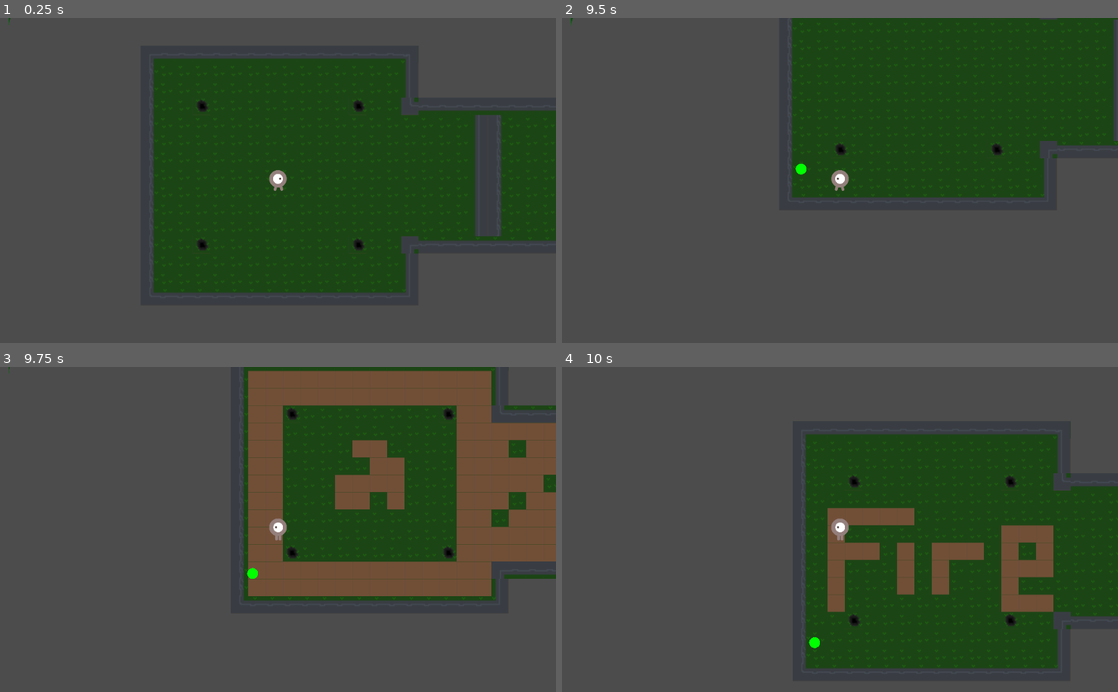
Above: before the commit, frames 1-4 (two rows, left to right).
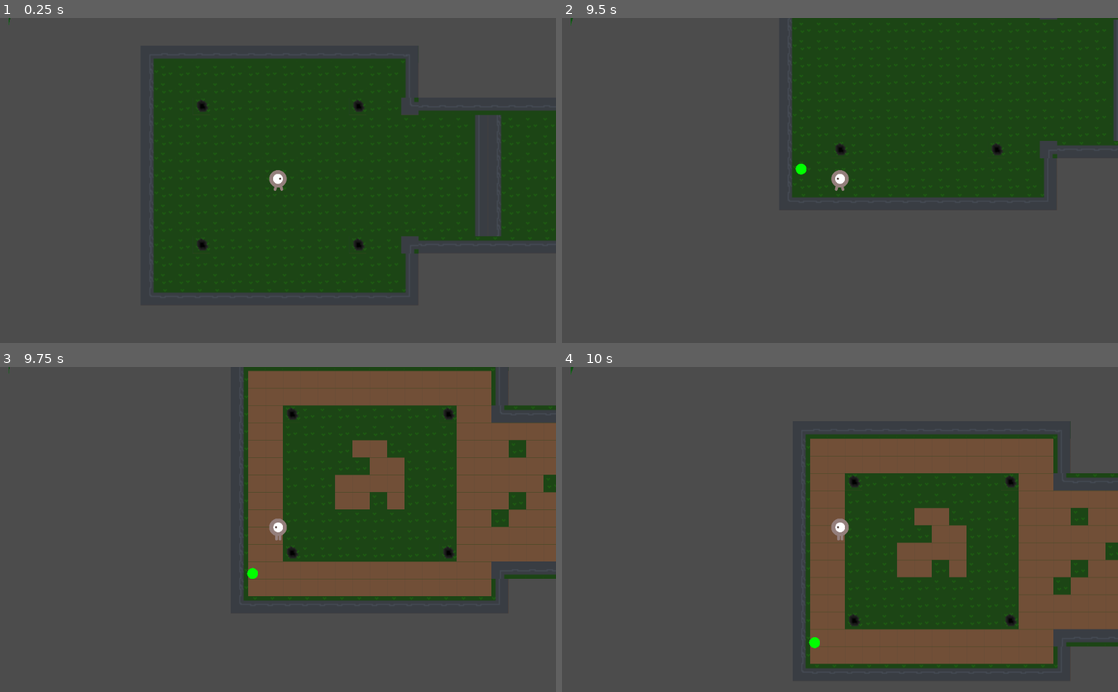
Above: after the commit, the same moments.

Repository: FiBe4000/Gamejam2022
Game: Godot game, scene res://src/Main.tscn
Same seed, same stepped clock (60 frames per second), same inputs: the game is played once before the commit and once after it.
Inputs:
- Up to frame 1 (0.25 s): no input
- Up to frame 2 (9.5 s): tap Enter at 0.5, 2.75, 8 s; hold D (move_right) 0.53-1.28 s; hold Q (force_world_timeout) 0.53-1.28 s; hold S (move_down) 1.28-2.03 s; tap Down (aim_down) at 1.35 s; tap Q (force_world_timeout) at 1.55, 2.3, 3.05, 3.8, 4.35, 5.3, 5.85, 6.8, 7.55, 8.3, 9.05 s; tap Space (shoot) at 2 s; hold D (move_right) 2.03-2.78 s; hold Left (aim_left) 2.03-2.78 s; hold W (move_up) 2.78-3.53 s; tap Right (aim_right) at 2.85 s; hold Up (aim_up) 3.53-4.28 s; hold A (move_left) 3.53-5.03 s; hold S (move_down) 5.03-5.78 s; hold Space (shoot) 5.03-5.78 s; hold D (move_right) 5.78-6.53 s; hold W (move_up) 6.53-7.28 s; hold Down (aim_down) 6.53-7.28 s; hold D (move_right) 7.28-8.03 s; tap Left (aim_left) at 7.35 s; hold S (move_down) 8.03-8.78 s; hold Right (aim_right) 8.03-8.78 s; hold A (move_left) from 8.78 s (still down); tap Up (aim_up) at 8.85 s
- Up to frame 3 (9.75 s): release A (move_left) at 9.53 s; hold W (move_up) from 9.53 s (still down); hold Q (force_world_timeout) from 9.53 s (still down)
- Up to frame 4 (10 s): keep holding W (move_up); keep holding Q (force_world_timeout)

Frames 1-3 are identical in both runs. In frame 4, 22% of the frame differs, in the area x 1-100%, y 0-92%.

Commit message:
fixup! Add hotkey (Q) to force world switch timeout

Diff:
--- a/src/Main.tscn
+++ b/src/Main.tscn
@@ -1,10 +1,11 @@
-[gd_scene load_steps=8 format=2]
+[gd_scene load_steps=9 format=2]
 
 [ext_resource path="res://src/progressbar.gd" type="Script" id=1]
 [ext_resource path="res://src/entities/Player.tscn" type="PackedScene" id=2]
 [ext_resource path="res://src/Map.tscn" type="PackedScene" id=3]
 [ext_resource path="res://src/Map.gd" type="Script" id=4]
 [ext_resource path="res://src/Main.gd" type="Script" id=5]
+[ext_resource path="res://src/WorldSwitchTimer.gd" type="Script" id=6]
 
 [sub_resource type="OpenSimplexNoise" id=3]
 
@@ -27,6 +28,7 @@
 [node name="WorldSwitchTimer" type="Timer" parent="."]
 wait_time = 10.0
 autostart = true
+script = ExtResource( 6 )
 
 [node name="HUD" type="CanvasLayer" parent="."]
 
--- /dev/null
+++ b/src/WorldSwitchTimer.gd
@@ -0,0 +1,22 @@
+extends Timer
+
+
+# Declare member variables here. Examples:
+# var a = 2
+# var b = "text"
+
+
+# Called when the node enters the scene tree for the first time.
+func _ready():
+  pass # Replace with function body.
+
+
+# Called every frame. 'delta' is the elapsed time since the previous frame.
+#func _process(delta):
+#  pass
+
+func _input(event):
+  # Restart the timer on force world timeout
+   if event.is_action_pressed("force_world_timeout"):
+    self.stop()
+    self.start(self.get_wait_time())
